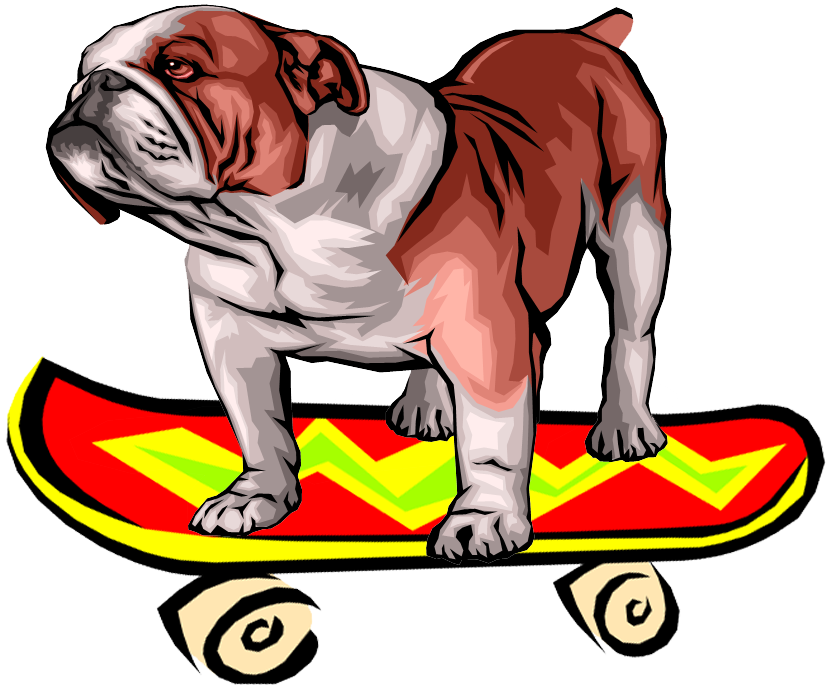
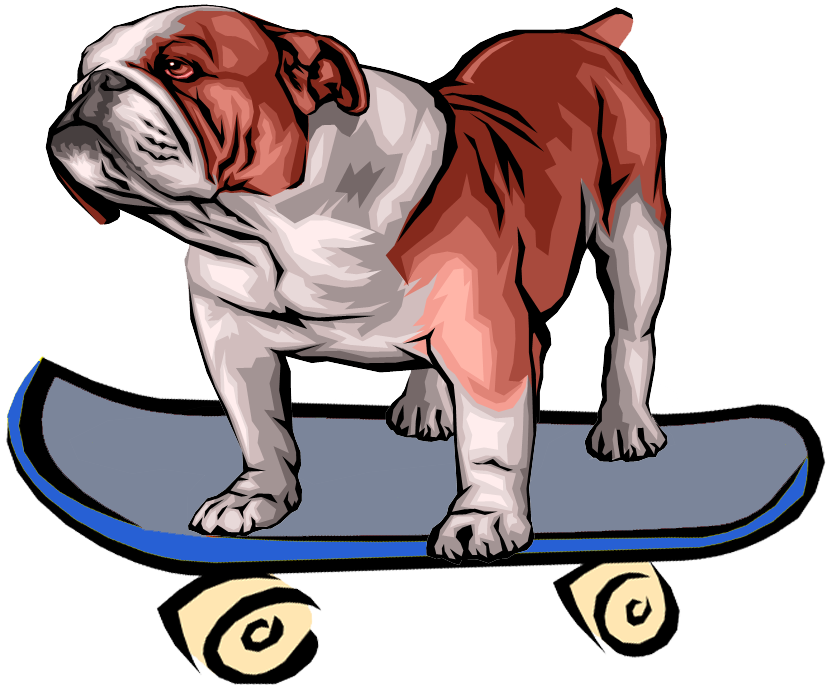
Two versions of the same layered image (828x687). Layer-by-layer changes:
painted on "Layer 1" over [7,361,808,563]
